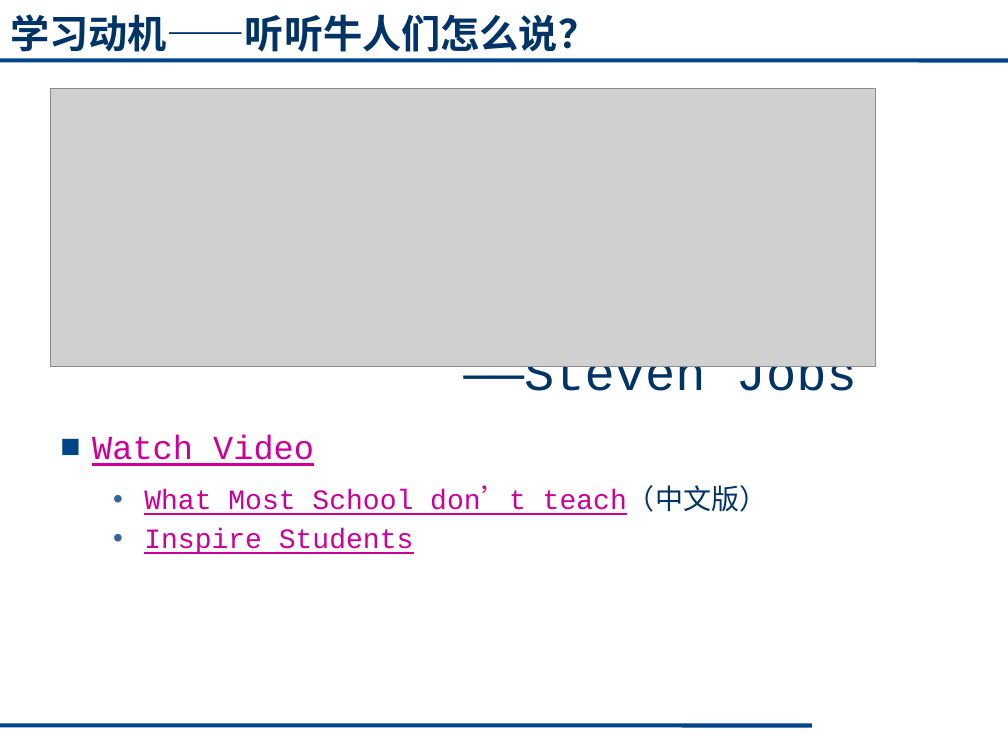
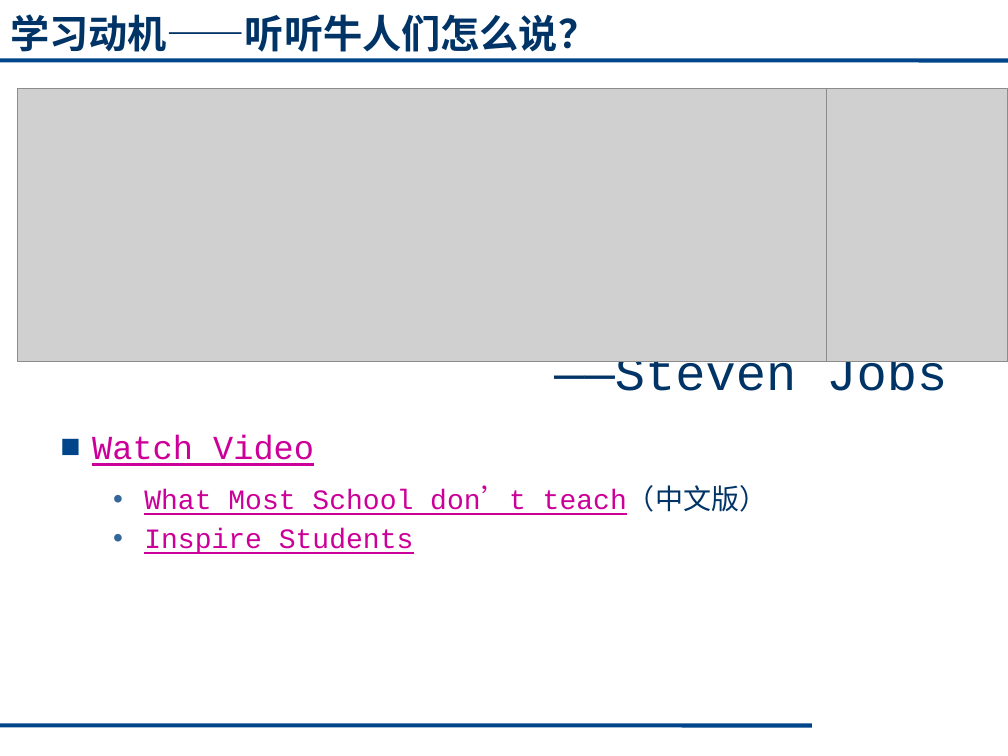
Before and after one commit to cugwhp/OOPCPP, a slide deck: slide 5 of 02.PPT/Ch1-绪论/C++1_1.pptx. Drawn at 1008x756 pixels with LibreOffice and Linux fonts; fonts in the diff are those of the drawing; grey boxes stand for pictures. Boxes give left, top, right and bottom in pixels: in the first picture for what was removed or moved away, otherwise in the second. Text is boxed around its words. In the diff, an @@ line names an element or a change of style, - is before the commit and + after.

```diff
--- a/02.PPT/Ch1-绪论/C++1_1.pptx
+++ b/02.PPT/Ch1-绪论/C++1_1.pptx
@@ picture: place and size @@
-picture at (50, 88, 875, 366)
+picture at (17, 88, 827, 361)
@@ picture added at (827, 88, 1008, 361) @@
@@ text at (554, 353, 947, 391): alignment justified to right @@
```
Also in this commit, not shown: 4 other slides changed, 3 other files.
